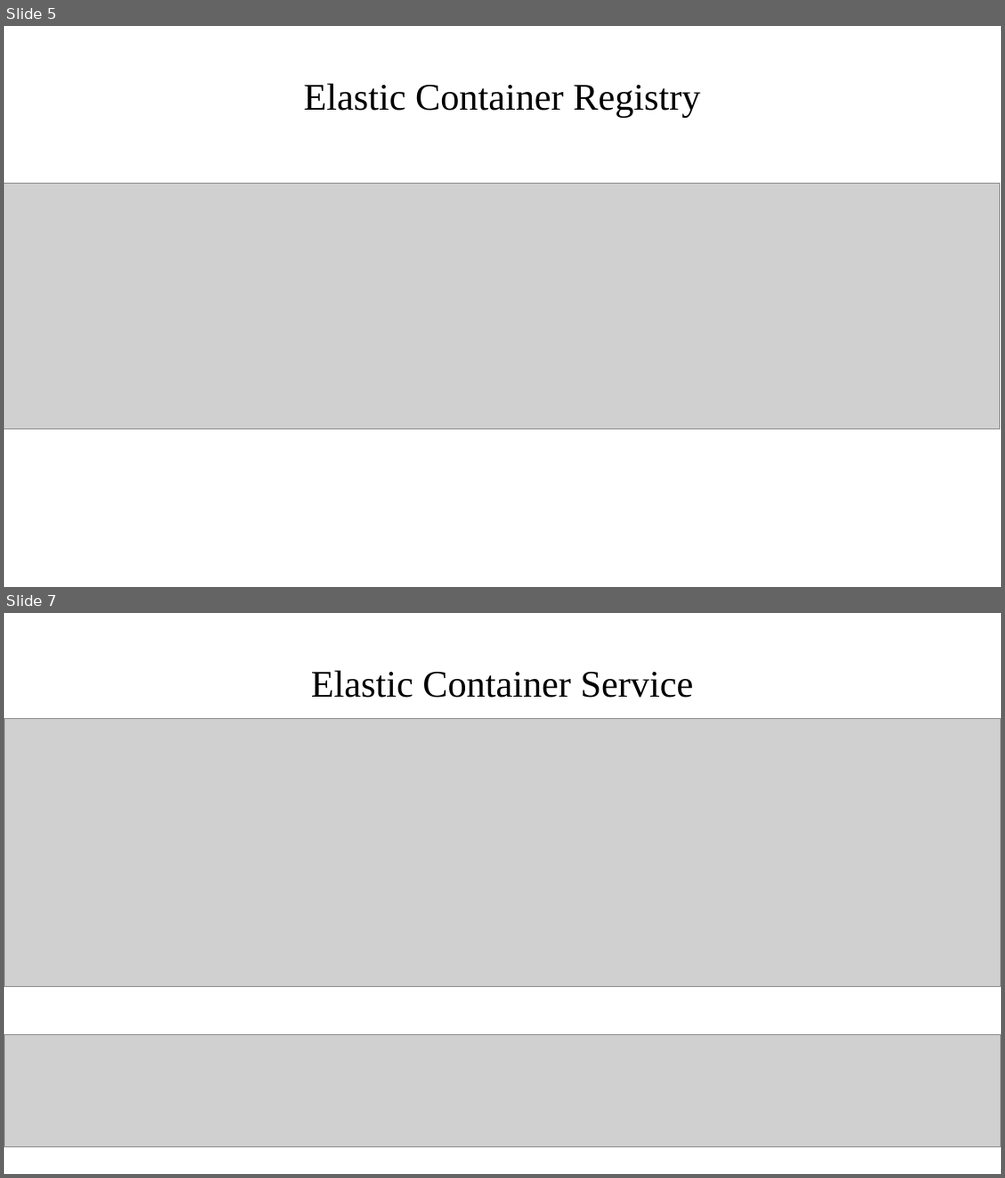
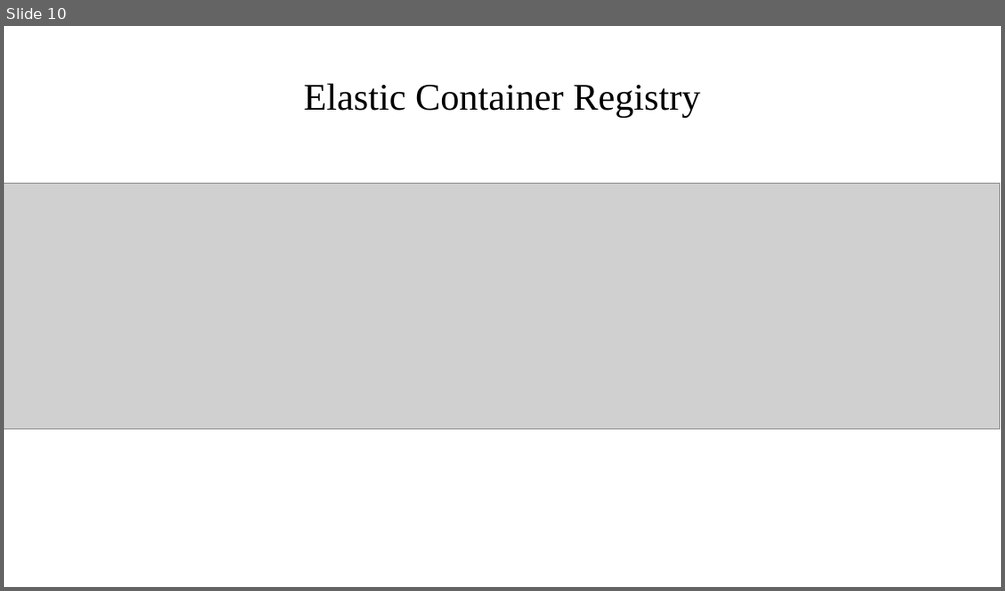
Before and after one commit to vmalani27/bvm_internship_project_12, a slide deck: AWS Architecture documentation.odp. Shown one above the other, each under a label of ours: slides 5 and 7 before the commit, slide 10 after it; the slides between them are not shown. The pictures are 1005x1178 and 1005x591 pixels, drawn with LibreOffice and Linux fonts; fonts in the diff are those of the drawing; grey boxes stand for pictures. Boxes give left, top, right and bottom in pixels: in the first picture for what was removed or moved away, otherwise in the second. Text is boxed around its words. In the diff, an @@ line names an element or a change of style, - is before the commit and + after.

```diff
--- a/AWS Architecture documentation.odp
+++ b/AWS Architecture documentation.odp
@@ slide 7 removed at [4,613,1001,1174], background #FFFFFF @@
@@ title removed at [311,670,694,698] @@
-Elastic Container Service
@@ picture removed at [4,718,1001,987] @@
@@ picture removed at [4,1035,1001,1148] @@
@@ what was slide 5 is now slide 10 @@
```
Also in this commit, not shown: 2 slides changed, 8 slides added, 4 other slides removed, 11 other files.
